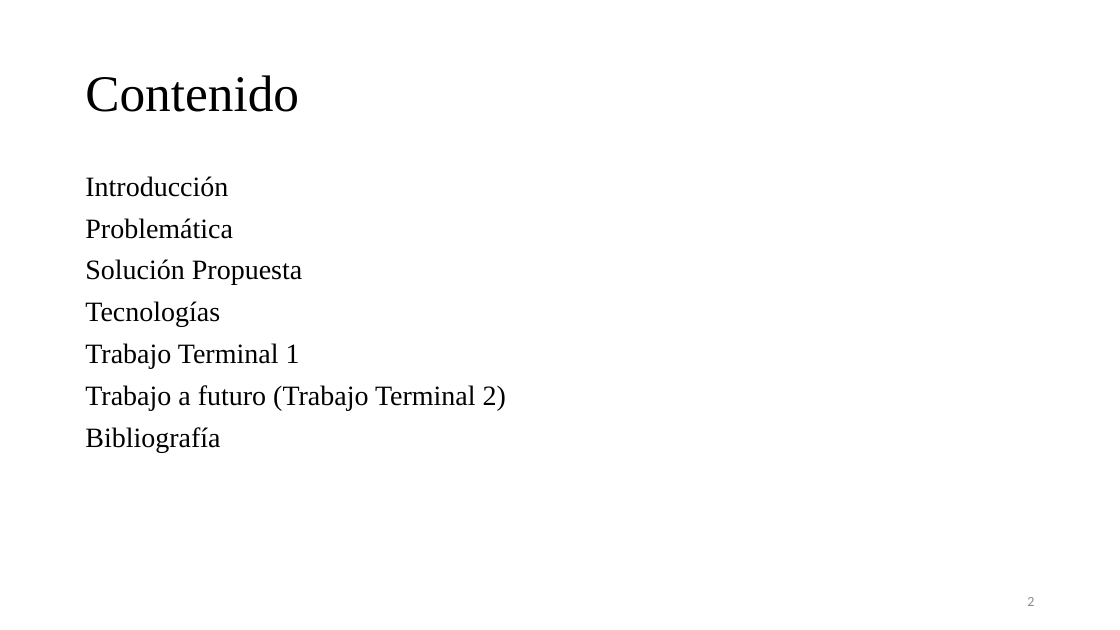
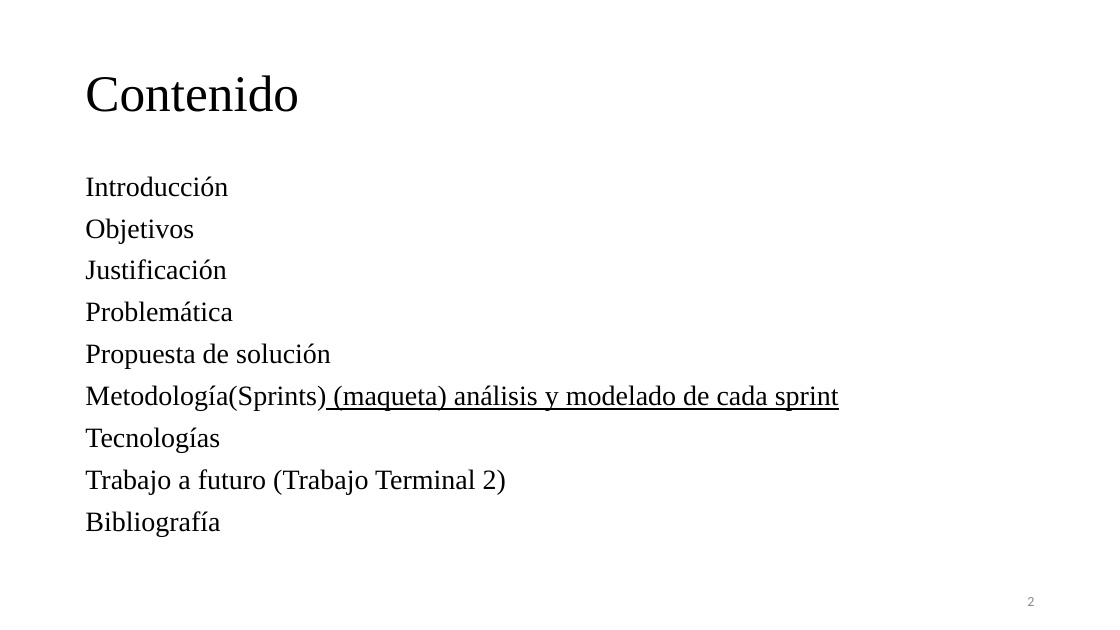
Before and after one commit to VictorBoom/Plantilla-TT-2018-A038, a slide deck: slide 2 of PresentaciónTT1/Rem-Pills.pptx. Drawn at 1120x630 pixels with LibreOffice and Linux fonts; fonts in the diff are those of the drawing. Boxes give left, top, right and bottom in pixels: in the first picture for what was removed or moved away, otherwise in the second. Text is boxed around its words. In the diff, an @@ line names an element or a change of style, - is before the commit and + after.

Commit message:
Presentacion
Presentacion

```diff
--- a/PresentaciónTT1/Rem-Pills.pptx
+++ b/PresentaciónTT1/Rem-Pills.pptx
@@ text at <box>85,218,226,280</box>: paragraphs added @@
+Objetivos
+Justificación
@@ text at <box>85,343,839,411</box>: text changed @@
-Solución Propuesta
+Propuesta de solución
+Metodología(Sprints) (maqueta) análisis y modelado de cada sprint
@@ text at <box>85,343,300,369</box>: paragraph removed @@
-Trabajo Terminal 1
```
